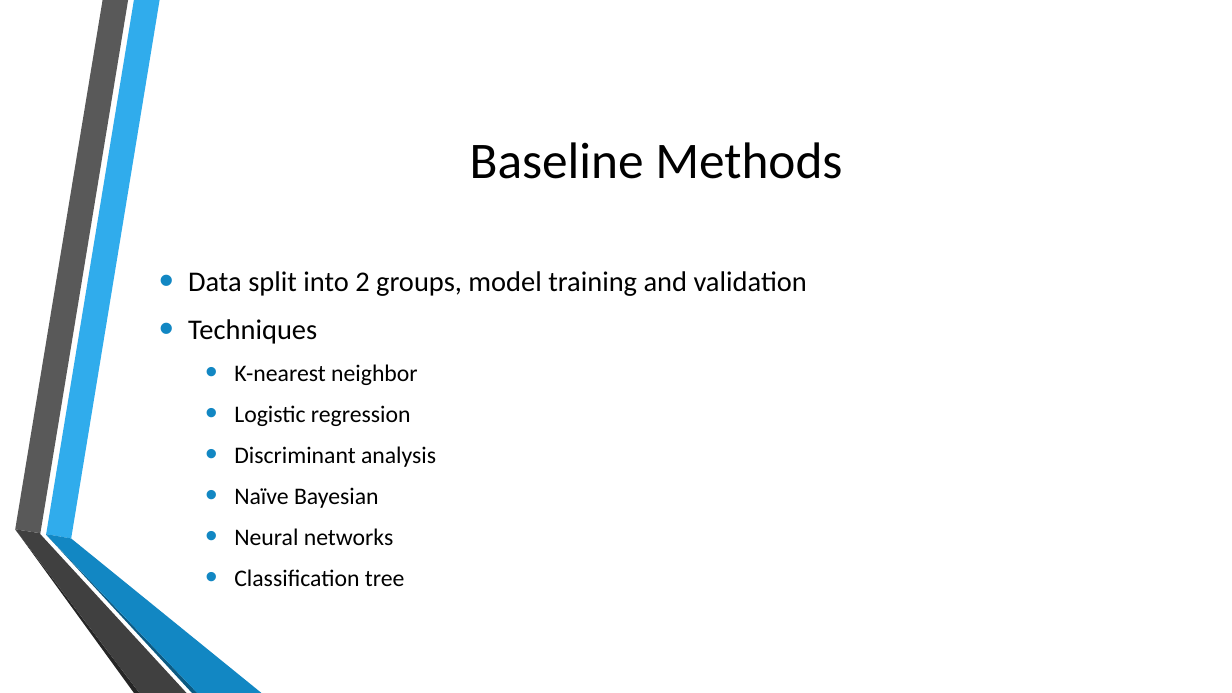
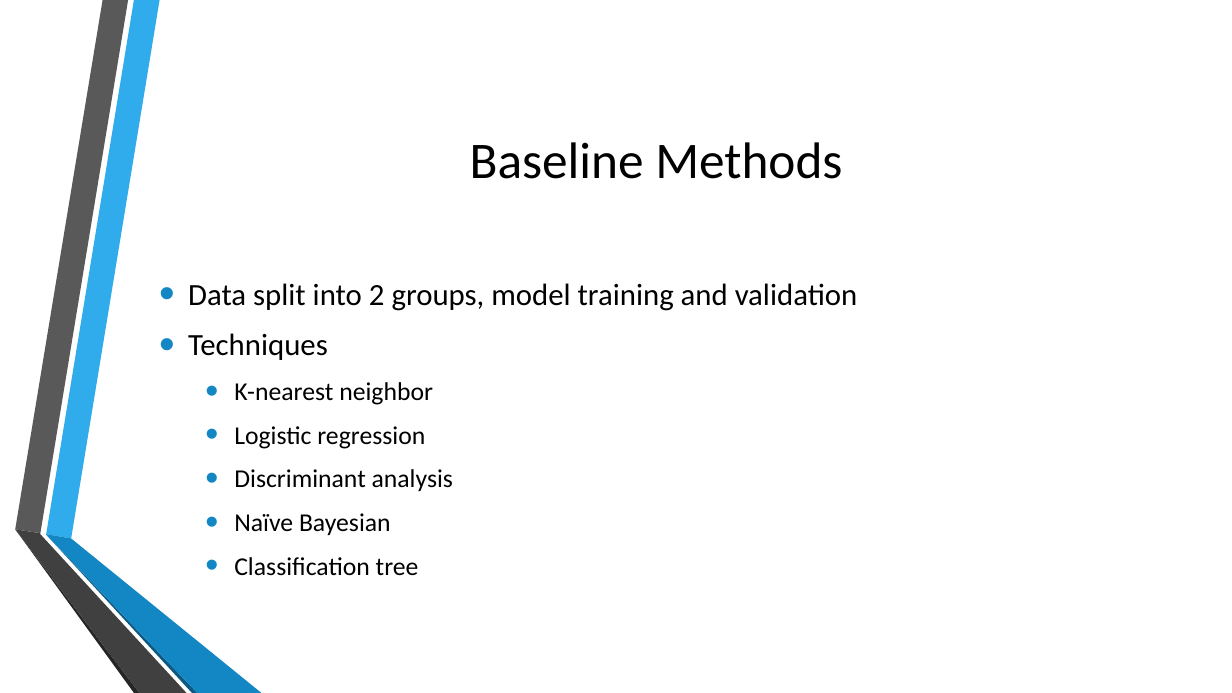
Before and after one commit to jb08/credit_card_default_ML, a slide deck: slide 6 of Predicting_Credit_Card_defaults.pptx. Drawn at 1232x693 pixels with LibreOffice and Linux fonts; fonts in the diff are those of the drawing; background and template pictures are left out. Boxes give left, top, right and bottom in pixels: in the first picture for what was removed or moved away, otherwise in the second. Text is boxed around its words. In the diff, an @@ line names an element or a change of style, - is before the commit and + after.

```diff
--- a/Predicting_Credit_Card_defaults.pptx
+++ b/Predicting_Credit_Card_defaults.pptx
@@ text "Data split into 2 groups, ..." at [188,283,858,575]: size 22.2 to 24 pt in "Data split into 2 groups, model training ...", "Techniques"; size 18.5 to 20 pt in "K-nearest neighbor", "Logistic regression", "Discriminant analysis", "Naïve Bayesian" and 1 more places @@
@@ text at [234,528,394,545]: paragraph removed @@
-  • Neural networks
```
Also in this commit, not shown: 7 other slides changed, 9 other files.
